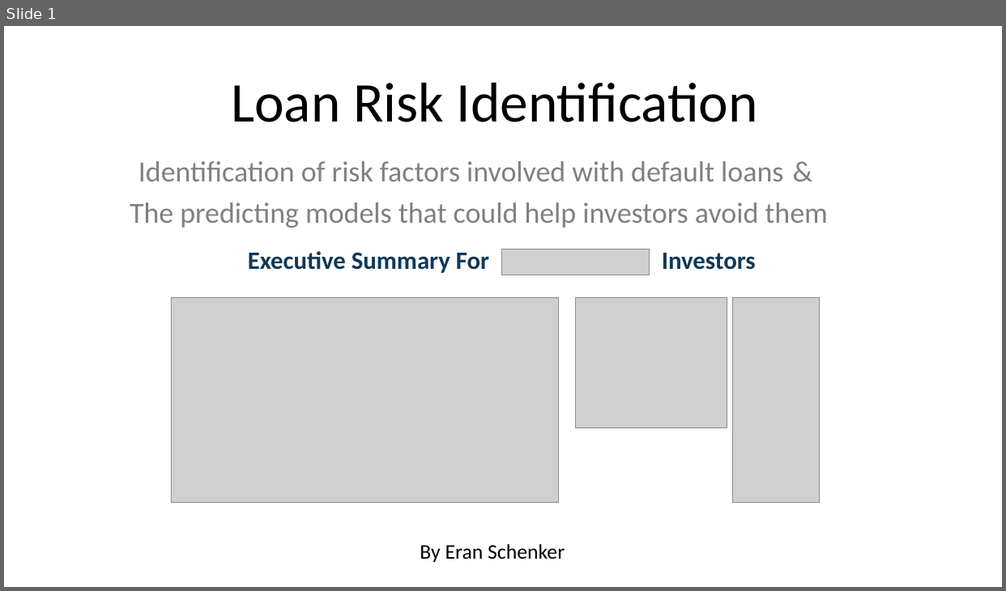
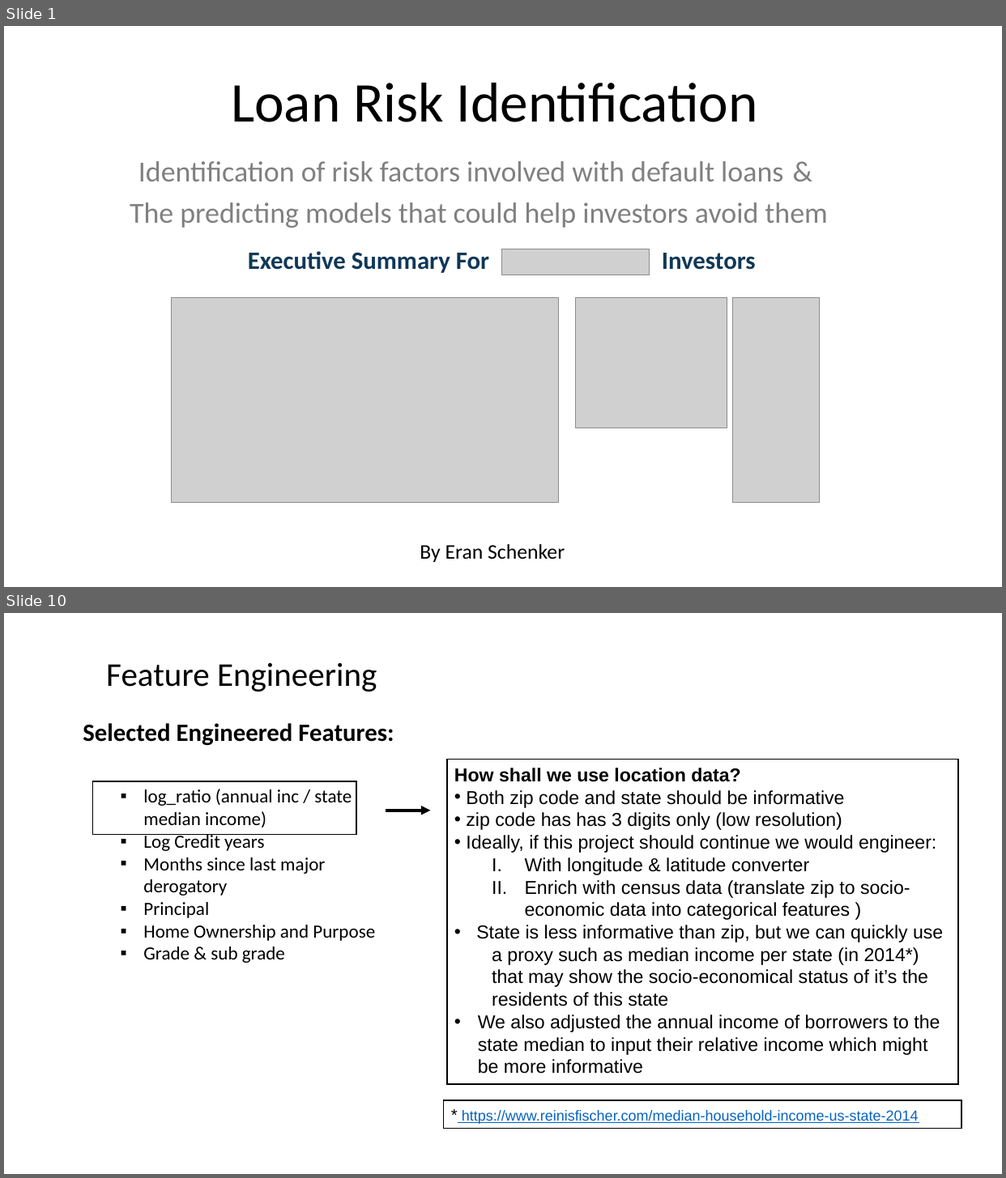
Before and after one commit to Erolino/LendingClub_Loans, a slide deck: LendingClub_Biz_Deck.pptx. Shown one above the other, each under a label of ours: slide 1 before the commit, slides 1 and 10 after it; the slides between them are not shown. The pictures are 1006x591 and 1006x1178 pixels, drawn with LibreOffice and Linux fonts; fonts in the diff are those of the drawing; grey boxes stand for pictures. Boxes give left, top, right and bottom in pixels: in the first picture for what was removed or moved away, otherwise in the second. Text is boxed around its words. In the diff, an @@ line names an element or a change of style, - is before the commit and + after.

```diff
--- a/LendingClub_Biz_Deck.pptx
+++ b/LendingClub_Biz_Deck.pptx
@@ slide 10 added at (4, 613, 1002, 1174), background #FFFFFF @@
@@ text added at (106, 662, 377, 692), 32 pt, text #000000 @@
+Feature Engineering
@@ text added at (83, 723, 394, 746), 24 pt, text #000000, bold @@
+Selected Engineered Features:
@@ rectangle added at (93, 781, 356, 835), outline #000000 1 pt @@
@@ rectangle added at (447, 760, 958, 1084), fill #FFFFFF, outline #000000 1 pt, 18 pt, text #000000 @@
+How shall we use location data?
+• Both zip code and state should be informative
+• zip code has has 3 digits only (low resolution)
+• Ideally, if this project should continue we would engineer:
+  I. With longitude & latitude converter
+  II. Enrich with census data (translate zip to socio-economic data into categorical features )
+• State is less informative than zip, but we can quickly use
+  a proxy such as median income per state (in 2014*) that may show the socio-economical status of it’s the residents of this state
+• We also adjusted the annual income of borrowers to the state median to input their relative income which might be more informative
@@ text added at (143, 789, 375, 963), 18 pt, text #000000 @@
+  ▪ log_ratio (annual inc / state median income)
+  ▪ Log Credit years
+  ▪ Months since last major derogatory
+  ▪ Principal
+  ▪ Home Ownership and Purpose
+  ▪ Grade & sub grade
@@ arrow added from (386, 811) to (431, 811), #000000 3 pt @@
@@ rectangle added at (444, 1101, 961, 1129), fill #FFFFFF, outline #000000 1 pt, 14 pt, text #0563C1, underline @@
+* https://www.reinisfischer.com/median-household-income-us-state-2014
```
Also in this commit, not shown: 9 slides changed, 12 other slides added, 3 slides removed, 7 other files.
